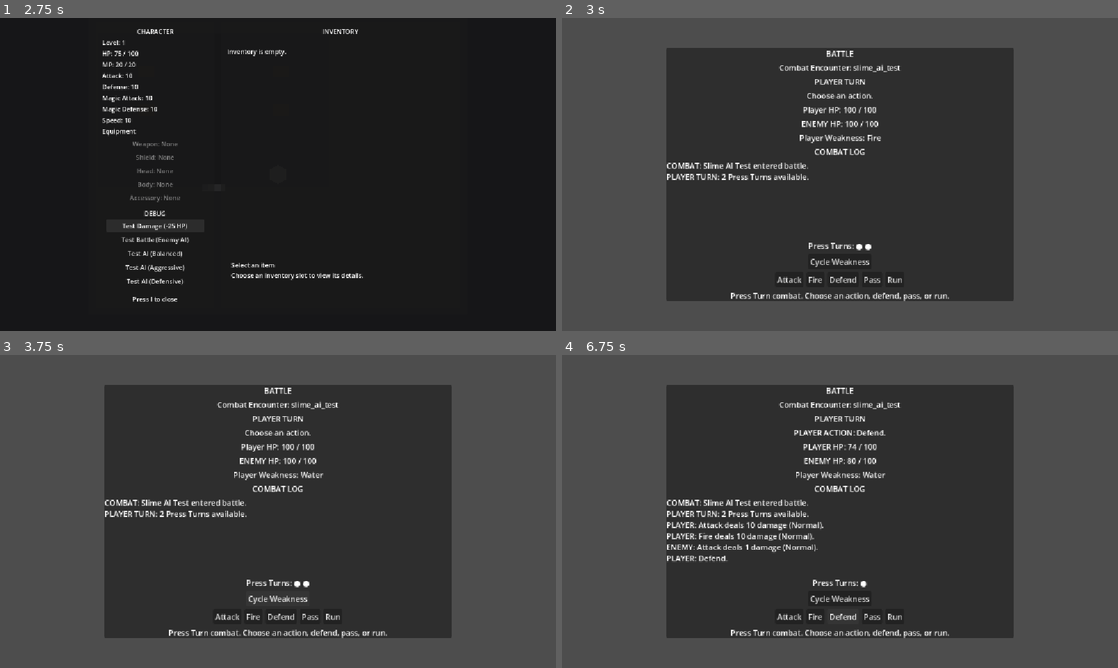
Above: before the commit, frames 1-4 (two rows, left to right).
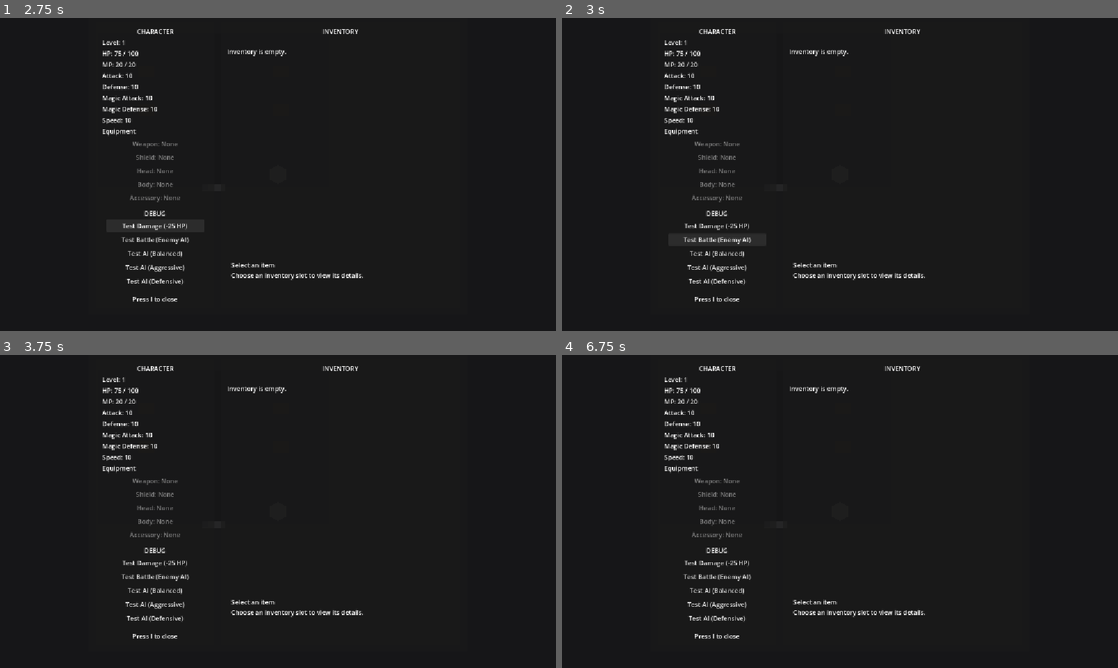
Above: after the commit, the same moments.

Repository: salexume94-pixel/Scripts
Game: Godot game, scene res://scenes/World.tscn
Same seed, same stepped clock (60 frames per second), same inputs: the game is played once before the commit and once after it.
Inputs (mouse positions are in pixels of both pictures, inside the frame that each line leads up to):
- Up to frame 1 (2.75 s): tap Enter at 0.5 s; hold Right (ui_right) 0.53-1.28 s; tap E at 0.6 s; hold Down (ui_down) 1.28-2 s; tap I at 1.35 s; click "Test Damage (-25 HP)" at 2 s
- Up to frame 2 (3 s): click "Test Battle (Enemy AI)" at 2.75 s
- Up to frame 3 (3.75 s): click (278, 599) at 3.5 s, where only the run before the commit has a clickable "Cycle Weakness"
- Up to frame 4 (6.75 s): click (789, 617) at 4.25 s, where only the run before the commit has a clickable "Attack"; click (817, 617) at 5 s, where only the run before the commit has a clickable "Fire"; click (717, 589) at 5.75 s, where only the run after the commit has a clickable "Test AI (Balanced)"; click (845, 617) at 6.5 s, where only the run before the commit has a clickable "Defend"

Frame 1 is identical in both runs. In frame 2, 54% of the frame differs, in the area x 0-100%, y 0-100%; in frame 3, 55%; in frame 4, 56%.
Error after the commit: Invalid assignment of property or key 'enemy_behavior_profile' with value of type 'Resource (EnemyBehaviorProfile)' on a base object of type 'Resource (CombatS…

Commit message:
Select Enemy AI profile at encounter start

Diff:
--- a/systems/combat_manager.gd
+++ b/systems/combat_manager.gd
@@ -13,6 +13,12 @@
 const PLAYER_CRITICAL_TEST_ACTION = preload("res://combat/definitions/critical_test.tres")
 const PLAYER_MISS_TEST_ACTION = preload("res://combat/definitions/miss_test.tres")
 const DEFAULT_ENEMY_BEHAVIOR = preload("res://enemies/definitions/behavior_balanced.tres")
+const ENCOUNTER_BEHAVIOR_PROFILES: Array[Resource] = [
+	preload("res://enemies/definitions/behavior_balanced.tres"),
+	preload("res://enemies/definitions/behavior_aggressive.tres"),
+	preload("res://enemies/definitions/behavior_weakness_hunter.tres"),
+	preload("res://enemies/definitions/behavior_defensive.tres"),
+]
 const AFFINITIES = preload("res://combat/affinities.gd")
 const ENEMY_BEHAVIOR_PROFILE = preload("res://enemies/enemy_behavior_profile.gd")
 const BATTLE_SCENE := "res://scenes/Battle.tscn"
@@ -175,6 +181,16 @@
 	var player_stats_node := player.get_node_or_null("PlayerStats")
 	if player_stats_node != null:
 		combat_state.player_affinities = player_stats_node.get("affinities").duplicate(true)
+
+	# Choose the AI profile for this encounter. Enemy definitions may provide
+	# a fixed profile for controlled encounters and debug tests. Normal enemies
+	# without a fixed profile receive one of the shared profiles at random when
+	# the battle begins, so the same enemy can behave differently between battles.
+	var selected_behavior: Resource = enemy_data.behavior_profile
+	if selected_behavior == null:
+		selected_behavior = ENCOUNTER_BEHAVIOR_PROFILES[randi() % ENCOUNTER_BEHAVIOR_PROFILES.size()]
+	combat_state.enemy_behavior_profile = selected_behavior
+	_append_combat_log("ENEMY AI: %s profile selected." % selected_behavior.profile_id)
 
 	var first_action: Resource = enemy_data.actions[0]
 	combat_state.enemy_attack = first_action.power
@@ -419,6 +435,16 @@
 		return null
 	return ENEMY_DATABASE.get_enemy(active_combat.enemy_id)
 
+func _get_active_enemy_behavior(enemy_data: Resource) -> Resource:
+	# Return the profile selected for this specific encounter. The profile lives
+	# in CombatState so AI decisions remain tied to the battle instance rather
+	# than changing the source EnemyData Resource.
+	if is_in_combat() and active_combat.enemy_behavior_profile != null:
+		return active_combat.enemy_behavior_profile
+	if enemy_data != null and enemy_data.behavior_profile != null:
+		return enemy_data.behavior_profile
+	return DEFAULT_ENEMY_BEHAVIOR
+
 func _select_enemy_action(enemy_data: Resource) -> Resource:
 	# Select from the enemy's available actions using both configured weights and
 	# the enemy's behavior profile. Weakness hunters explicitly reserve a
@@ -427,9 +453,7 @@
 	if enemy_data == null or enemy_data.actions.is_empty():
 		return null
 
-	var behavior: Resource = enemy_data.behavior_profile
-	if behavior == null:
-		behavior = DEFAULT_ENEMY_BEHAVIOR
+	var behavior: Resource = _get_active_enemy_behavior(enemy_data)
 
 	var total_weight := 0.0
 	var weighted_actions: Array[Dictionary] = []
